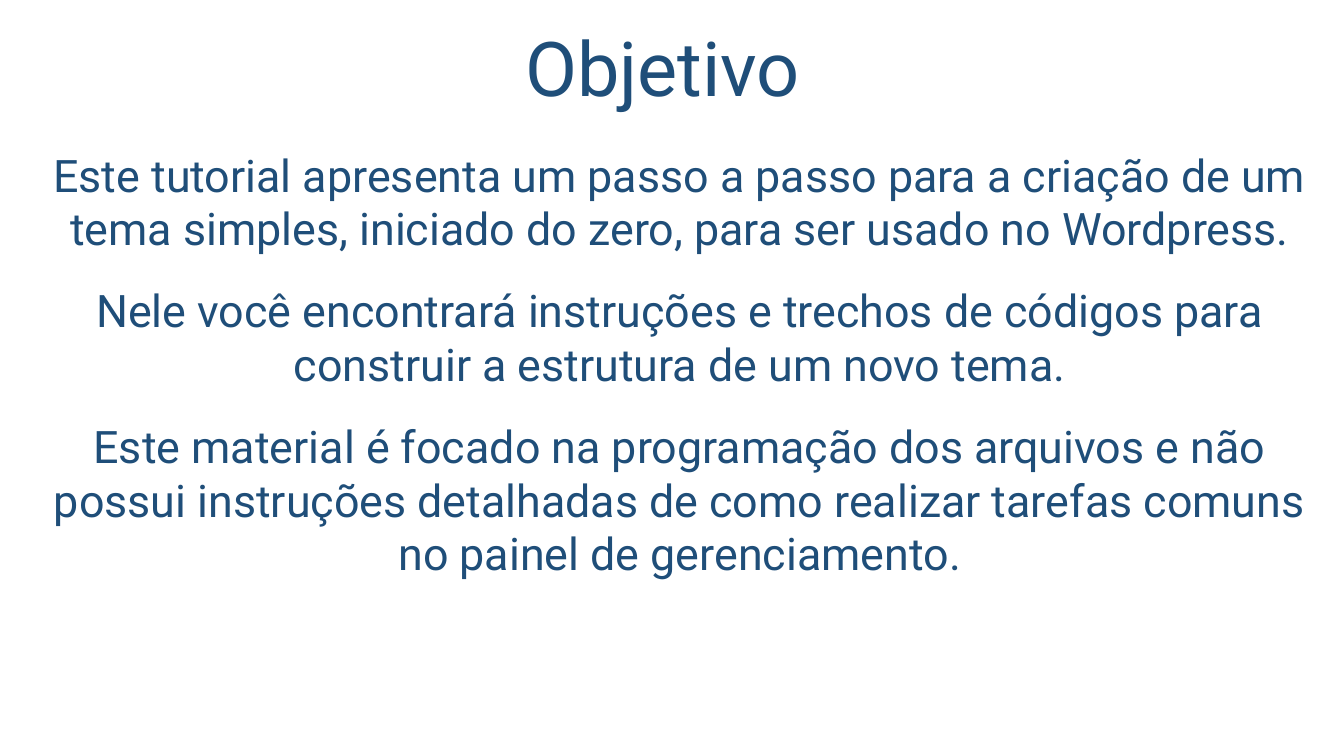
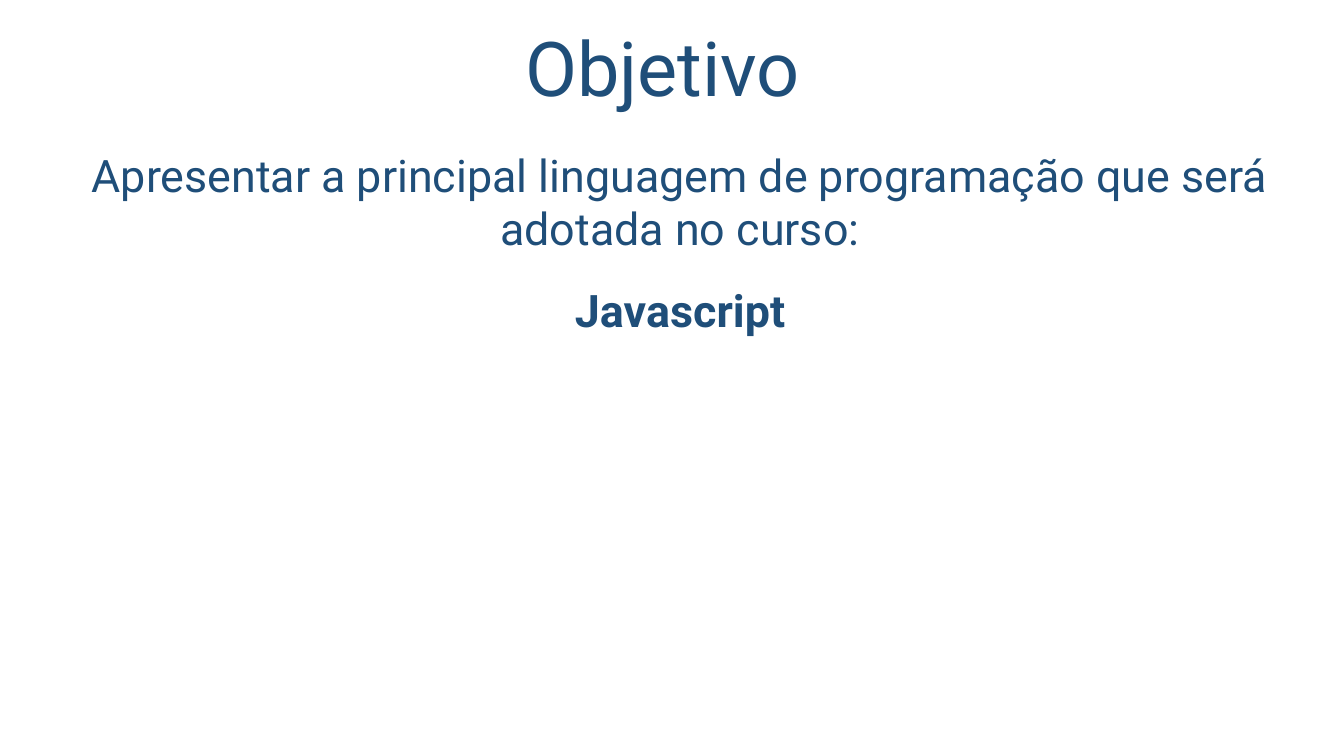
Before and after one commit to salmo-jr/public-slides, a slide deck: slide 2 of javascript-introducao.pptx. Drawn at 1344x756 pixels with LibreOffice and Linux fonts; fonts in the diff are those of the drawing; background and template pictures are left out. Boxes give left, top, right and bottom in pixels: in the first picture for what was removed or moved away, otherwise in the second. Text is boxed around its words. In the diff, an @@ line names an element or a change of style, - is before the commit and + after.

```diff
--- a/javascript-introducao.pptx
+++ b/javascript-introducao.pptx
@@ text at (92,158,1267,336): text changed @@
-Este tutorial apresenta um passo a passo para a criação de um tema simples, iniciado do zero, para ser usado no Wordpress.
-Nele você encontrará instruções e trechos de códigos para construir a estrutura de um novo tema.
-Este material é focado na programação dos arquivos e não possui instruções detalhadas de como realizar tarefas comuns no painel de gerenciamento.
+Apresentar a principal linguagem de programação que será adotada no curso:
+Javascript
```
Also in this commit, not shown: 2 other slides changed.
